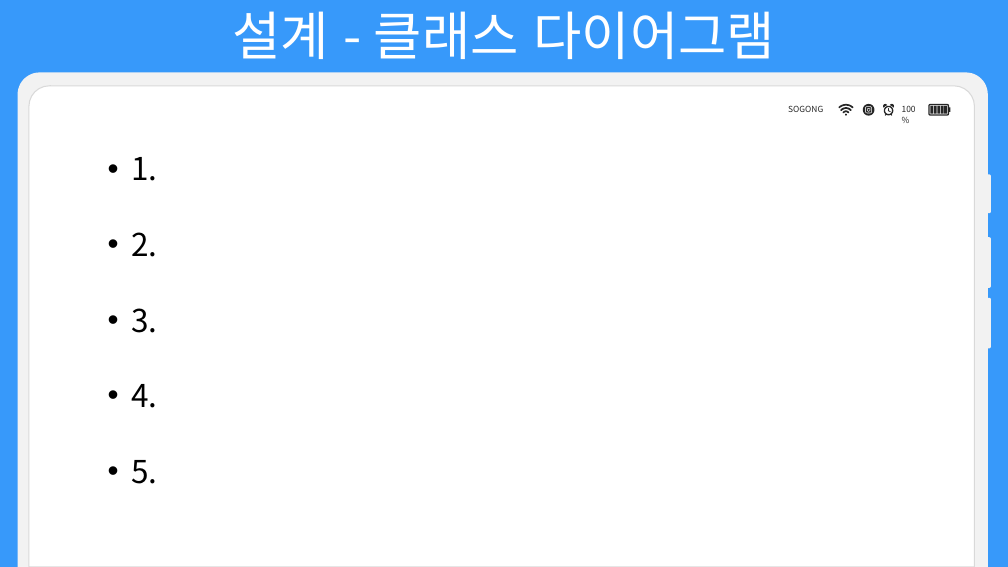
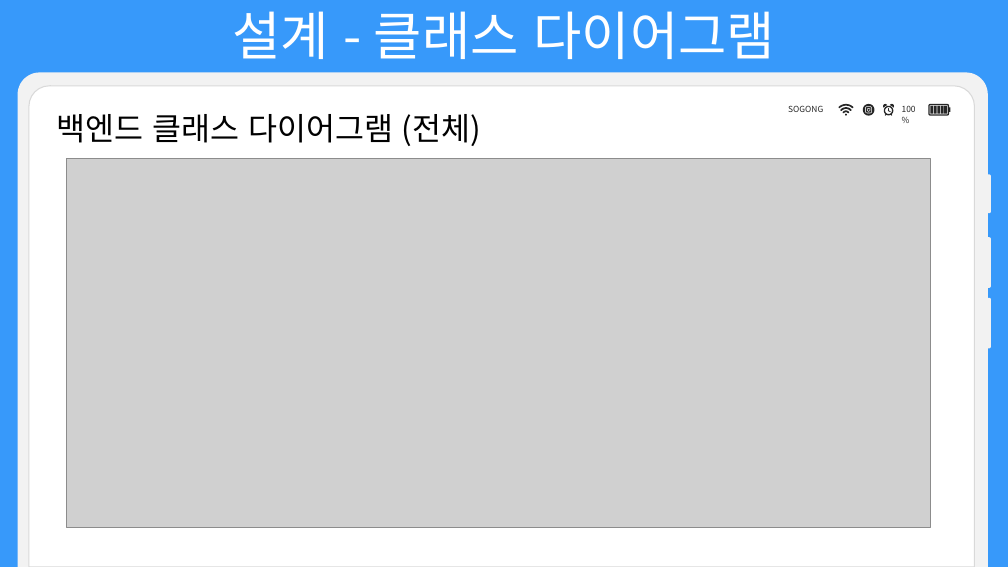
Before and after one commit to choign3123/SE_7, a slide deck: slide 34 of 발표/소프트웨어공학 발표.pptx (slide 19 before the commit). Drawn at 1008x567 pixels with LibreOffice and Linux fonts; fonts in the diff are those of the drawing; grey boxes stand for pictures. Boxes give left, top, right and bottom in pixels: in the first picture for what was removed or moved away, otherwise in the second. Text is boxed around its words. In the diff, an @@ line names an element or a change of style, - is before the commit and + after.

```diff
--- a/발표/소프트웨어공학 발표.pptx
+++ b/발표/소프트웨어공학 발표.pptx
@@ text added at (x1=57, y1=114, x2=481, y2=146), 30 pt, text #000000 @@
+백엔드 클래스 다이어그램 (전체)
@@ picture added at (x1=66, y1=159, x2=930, y2=528) @@
@@ text removed at (x1=131, y1=157, x2=157, y2=484) @@
-• 1.
-• 2.
-• 3.
-• 4.
-• 5.
```
Also in this commit, not shown: 18 other slides changed, 21 slides added, 1 other file.
